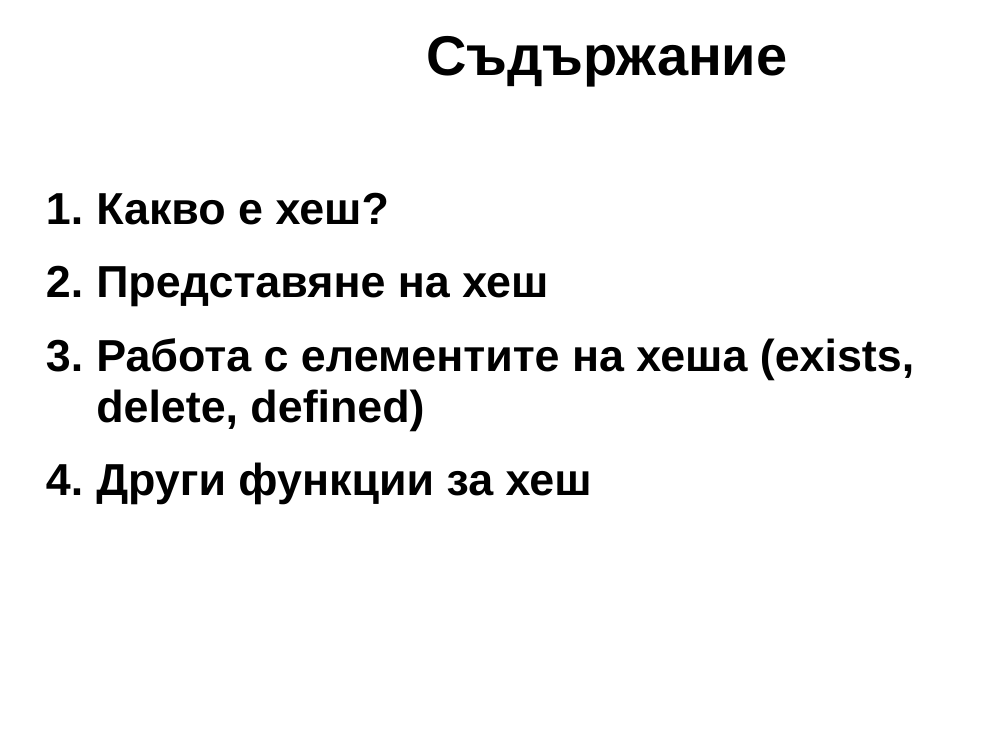
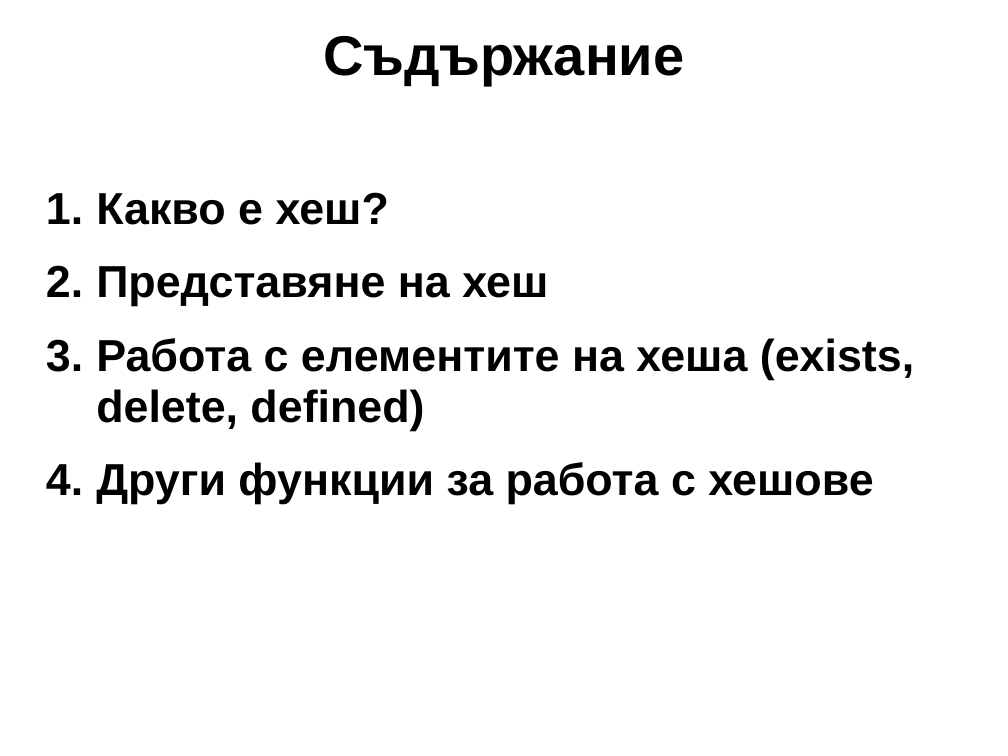
Before and after one commit to kberov/PerlProgrammingCourse, a slide deck: slide 3 of 04_hashes_bg.odp. Drawn at 1008x756 pixels with LibreOffice and Linux fonts; fonts in the diff are those of the drawing; background and template pictures are left out. Boxes give left, top, right and bottom in pixels: in the first picture for what was removed or moved away, otherwise in the second. Text is boxed around its words. In the diff, an @@ line names an element or a change of style, - is before the commit and + after.

```diff
--- a/04_hashes_bg.odp
+++ b/04_hashes_bg.odp
@@ title "Съдържание" moved from (x1=427, y1=36, x2=788, y2=84) to (x1=324, y1=36, x2=685, y2=84) @@
@@ title "Съдържание" at (x1=324, y1=36, x2=685, y2=84): alignment left to centre @@
@@ text at (x1=96, y1=462, x2=873, y2=504): text changed @@
-4. Други функции за хеш
+4. Други функции за работа с хешове
```
Also in this commit, not shown: 11 other slides changed, 3 other files.
